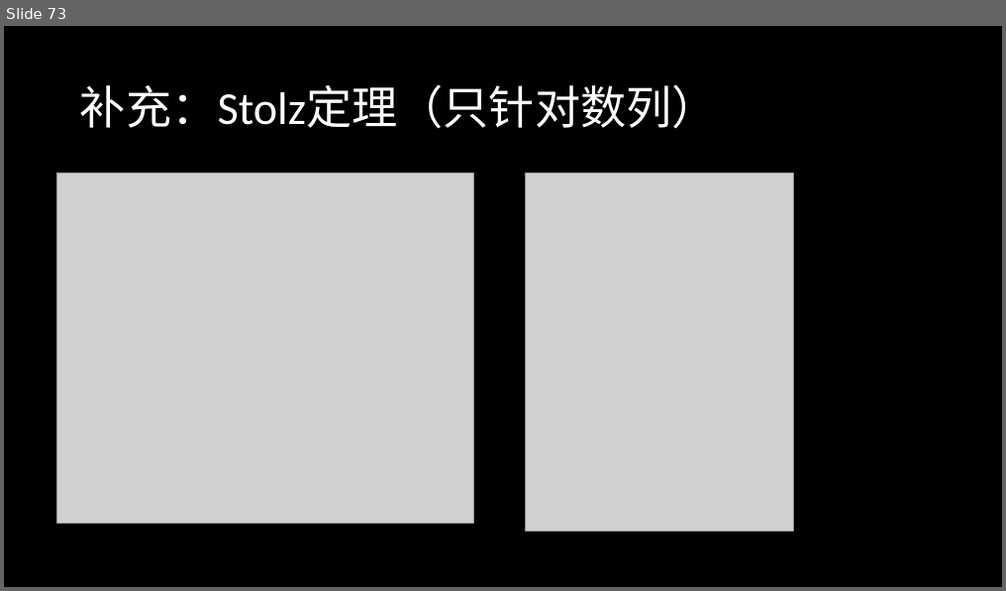
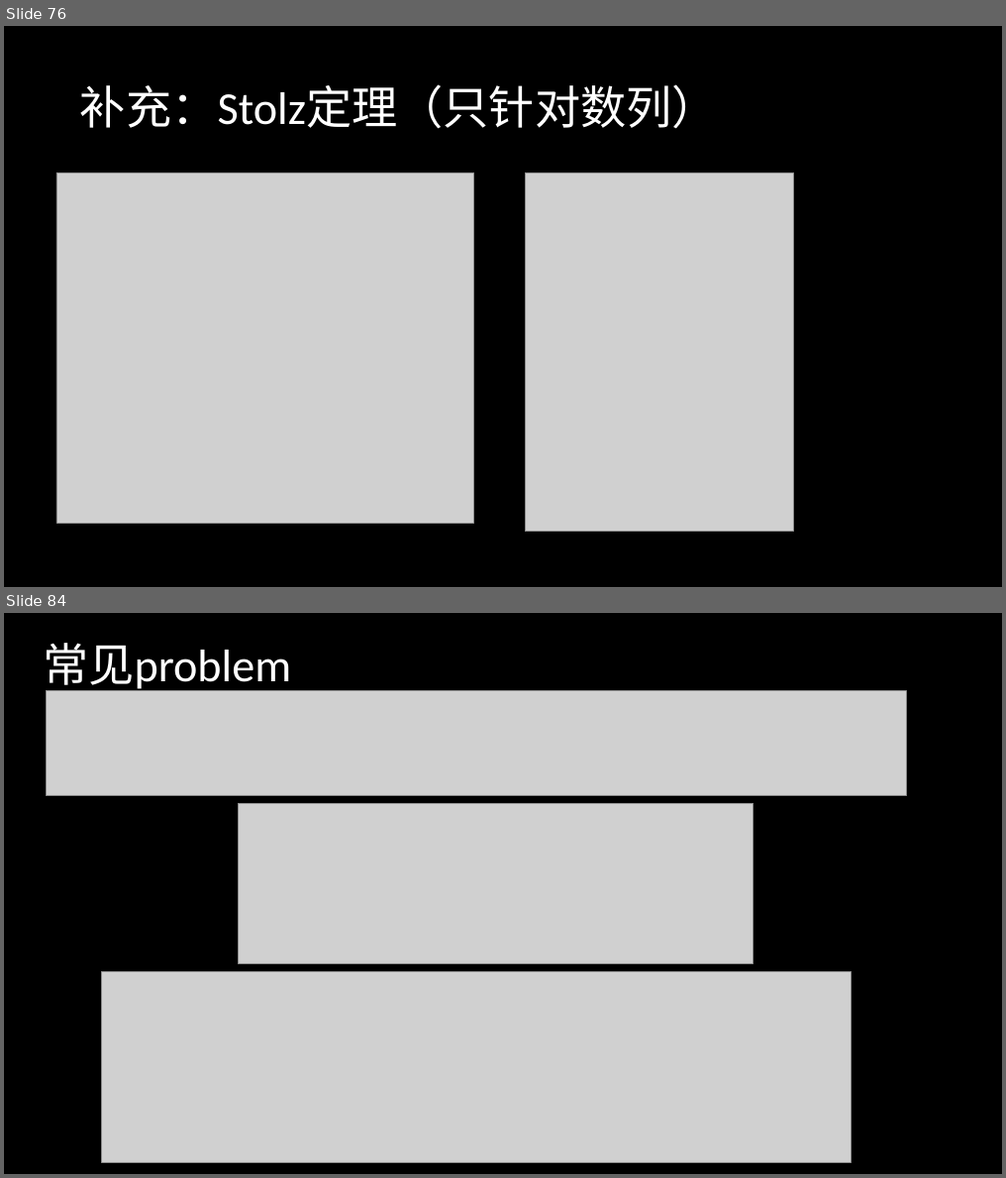
Before and after one commit to SavageTuna/Calculus, a slide deck: 高数1.pptx. Shown one above the other, each under a label of ours: slide 73 before the commit, slides 76 and 84 after it; the slides between them are not shown. The pictures are 1006x591 and 1006x1178 pixels, drawn with LibreOffice and Linux fonts; fonts in the diff are those of the drawing; grey boxes stand for pictures. Boxes give left, top, right and bottom in pixels: in the first picture for what was removed or moved away, otherwise in the second. Text is boxed around its words. In the diff, an @@ line names an element or a change of style, - is before the commit and + after.

```diff
--- a/高数1.pptx
+++ b/高数1.pptx
@@ slide 84 added at (4,613,1002,1174), background #000000 @@
@@ title added at (43,643,291,693), 44 pt, text #FFFFFF @@
+常见problem
@@ picture added at (46,691,907,796) @@
@@ picture added at (238,803,753,964) @@
@@ picture added at (101,971,850,1162) @@
@@ what was slide 73 is now slide 76 @@
```
Also in this commit, not shown: 5 slides changed, 12 other slides added, 3 other files.
